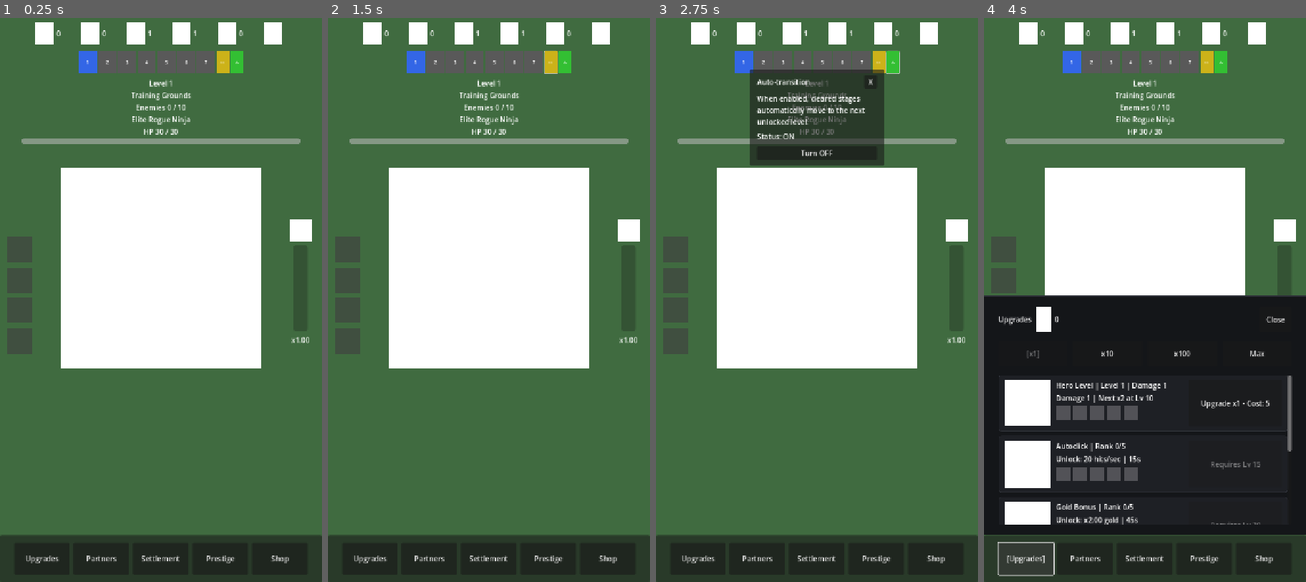
Above: before the commit, frames 1-4 (left to right).
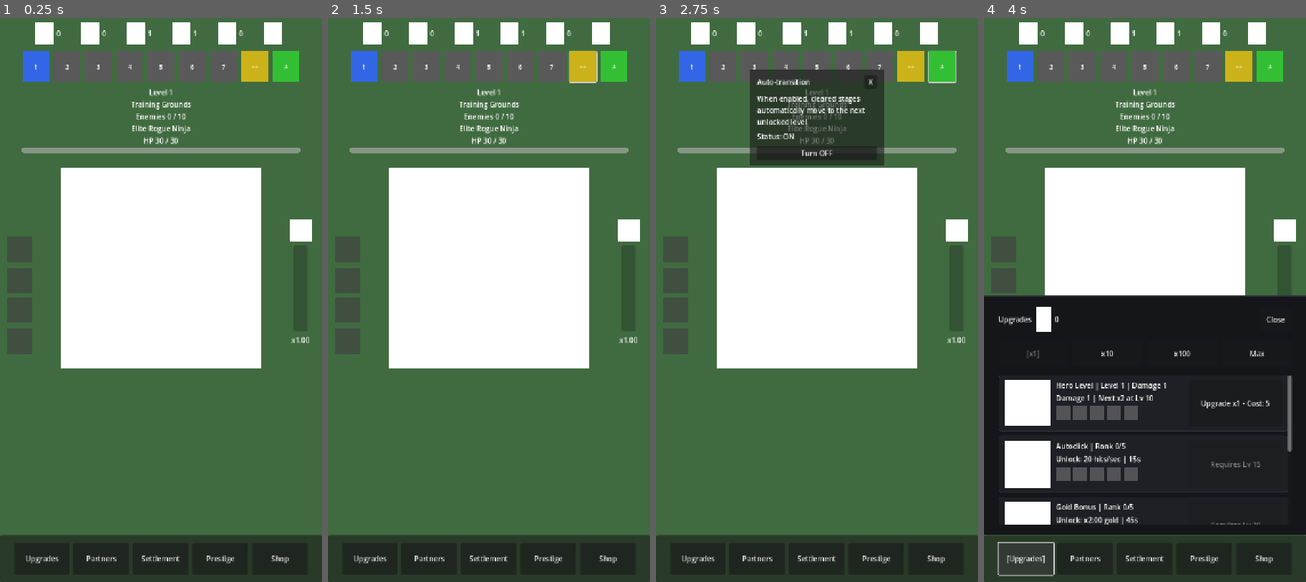
Above: after the commit, the same moments.

Repository: StanisRyz/naruto-clicker
Game: Godot game, scene res://scenes/main/Main.tscn
The game is run twice, just before and just after one commit, with the same random seed, the same clock (stepped at 60 frames per second) and the same inputs.
Inputs (mouse positions are in pixels of both pictures, inside the frame that each line leads up to):
- Up to frame 1 (0.25 s): no input
- Up to frame 2 (1.5 s): click "1" at 0.5 s; click ">>" at 1.25 s
- Up to frame 3 (2.75 s): click "A" at 2 s
- Up to frame 4 (4 s): click (1283, 232) at 2.75 s; click "Upgrades" at 3.5 s

The runs differ from the first frame. In frame 1, 5.8% of the frame differs, in the area x 6-94%, y 5-25%; in frame 2, 5.8%; in frame 3, 4.5%; in frame 4, 5.8%.

Commit message:
Fix cleared stage state and enlarge navigator
Fix Auto-transition OFF cleared-stage behavior and improve StageNavigator size.

Changes include:
- Add cleared-stage state for levels completed while Auto-transition is off.
- Prevent enemy progress from resetting visually to 0/10 after clearing.
- Unlock only the next level while farming a cleared stage.
- Advance immediately after the next kill when Auto-transition is turned back on.
- Preserve boss farming behavior with Auto-transition off.
- Enlarge StageNavigator buttons and spacing.
- Make StageNavigator occupy about 90% of the game field width.

Diff:
--- a/scenes/ui/ProgressInfoPanel.gd
+++ b/scenes/ui/ProgressInfoPanel.gd
@@ -12,10 +12,13 @@
 func update_view(state: ClickerState) -> void:
 	level_label.text = "Level %d" % state.current_level
 	zone_label.text = "%s" % state.zone_name
-	enemies_label.text = "Enemies %d / %d" % [
-		state.enemies_defeated_on_level,
-		state.enemies_required_per_level,
-	]
+	if state.current_level_cleared:
+		enemies_label.text = "Cleared"
+	else:
+		enemies_label.text = "Enemies %d / %d" % [
+			state.enemies_defeated_on_level,
+			state.enemies_required_per_level,
+		]
 	enemy_name_label.text = "%s" % state.enemy_name
 	enemy_hp_label.text = "HP %d / %d" % [state.target_hp, state.target_max_hp]
 	enemy_hp_progress_bar.max_value = maxf(float(state.target_max_hp), 1.0)
--- a/scenes/ui/StageNavigator.gd
+++ b/scenes/ui/StageNavigator.gd
@@ -7,9 +7,9 @@
 
 const DISPLAY_COUNT: int = 7
 const SIDE_COUNT: int = 3
-const BUTTON_SIZE: int = 40
-const SIDE_BUTTON_SIZE: int = 28
-const DRAG_STAGE_THRESHOLD: float = 36.0
+const BUTTON_SIZE: int = 60
+const SIDE_BUTTON_SIZE: int = 60
+const DRAG_STAGE_THRESHOLD: float = 60.0
 const DRAG_MOVED_THRESHOLD: float = 8.0
 
 const COLOR_CURRENT: Color = Color(0.2, 0.4, 0.9, 1.0)
@@ -49,7 +49,7 @@
 func _build_ui() -> void:
 	var hbox: HBoxContainer = HBoxContainer.new()
 	hbox.alignment = BoxContainer.ALIGNMENT_CENTER
-	hbox.add_theme_constant_override("separation", 4)
+	hbox.add_theme_constant_override("separation", 10)
 	hbox.set_anchors_and_offsets_preset(Control.PRESET_FULL_RECT)
 	hbox.mouse_filter = MOUSE_FILTER_PASS
 	add_child(hbox)
@@ -69,7 +69,7 @@
 		label.set_anchors_and_offsets_preset(Control.PRESET_FULL_RECT)
 		label.horizontal_alignment = HORIZONTAL_ALIGNMENT_CENTER
 		label.vertical_alignment = VERTICAL_ALIGNMENT_CENTER
-		label.add_theme_font_size_override("font_size", 10)
+		label.add_theme_font_size_override("font_size", 14)
 		label.mouse_filter = MOUSE_FILTER_IGNORE
 		btn.add_child(label)
 
@@ -107,7 +107,7 @@
 	label.set_anchors_and_offsets_preset(Control.PRESET_FULL_RECT)
 	label.horizontal_alignment = HORIZONTAL_ALIGNMENT_CENTER
 	label.vertical_alignment = VERTICAL_ALIGNMENT_CENTER
-	label.add_theme_font_size_override("font_size", 9)
+	label.add_theme_font_size_override("font_size", 12)
 	label.mouse_filter = MOUSE_FILTER_IGNORE
 	label.text = label_text
 	btn.add_child(label)
--- a/scripts/game/ClickerState.gd
+++ b/scripts/game/ClickerState.gd
@@ -52,6 +52,7 @@
 var current_level: int = 1
 var max_unlocked_level: int = 1
 var auto_stage_advance_enabled: bool = true
+var current_level_cleared: bool = false
 var enemies_defeated_on_level: int = 0
 var enemies_required_per_level: int = 10
 var target_hp: int = 10
@@ -740,6 +741,7 @@
 	current_level = 1
 	max_unlocked_level = 1
 	enemies_defeated_on_level = 0
+	current_level_cleared = false
 	autoclick_purchased = false
 	autoclick_rank = 0
 	autoclick_active = false
@@ -844,7 +846,33 @@
 	var level_unlocked: bool = false
 	var unlocked_level: int = max_unlocked_level
 
-	if did_level_up:
+	if current_level_cleared:
+		# Farming a previously cleared level
+		if auto_stage_advance_enabled:
+			# Auto-transition ON: advance to next level on this kill
+			var old_zone_index: int = current_zone_index
+			current_level += 1
+			enemies_defeated_on_level = 0
+			current_level_cleared = false
+			setup_current_level()
+			zone_changed = current_zone_index != old_zone_index
+			new_zone_name = zone_name
+			advanced_to_next_level = true
+			if zone_changed:
+				status_text = "New zone: %s" % zone_name
+			elif defeated_boss:
+				status_text = "Boss defeated! +%d gold. Level %d" % [earned_gold, current_level]
+			else:
+				status_text = "Level up! Level %d" % current_level
+		else:
+			# Stay on cleared level; no further stage unlocks from farming
+			enemies_defeated_on_level = enemies_required_per_level
+			reset_target()
+			if defeated_boss:
+				status_text = "Boss defeated! +%d gold. Farming stage %d." % [earned_gold, current_level]
+			else:
+				status_text = "+%d gold. Farming stage %d." % [earned_gold, current_level]
+	elif did_level_up:
 		var next_level: int = current_level + 1
 		level_unlocked = max_unlocked_level < next_level
 		max_unlocked_level = maxi(max_unlocked_level, next_level)
@@ -865,8 +893,9 @@
 			else:
 				status_text = "Level up! Level %d" % current_level
 		else:
-			enemies_defeated_on_level = 0
-			setup_current_level()
+			current_level_cleared = true
+			enemies_defeated_on_level = enemies_required_per_level
+			reset_target()
 			if defeated_boss:
 				status_text = "Boss defeated! +%d gold. Stage %d unlocked." % [earned_gold, next_level]
 			else:
@@ -2012,6 +2041,7 @@
 	if is_boss_level and boss_retry_tokens > 0:
 		boss_retry_tokens -= 1
 		enemies_defeated_on_level = 0
+		current_level_cleared = false
 		setup_current_level()
 		return {
 			"defeated": false,
@@ -2031,6 +2061,7 @@
 
 	current_level = maxi(1, current_level - 1)
 	enemies_defeated_on_level = 0
+	current_level_cleared = false
 	setup_current_level()
 
 	return {
@@ -2058,6 +2089,7 @@
 		return _make_purchase_result("Level %d is locked" % level)
 	current_level = level
 	enemies_defeated_on_level = 0
+	current_level_cleared = false
 	setup_current_level()
 	return {
 		"defeated": false,
